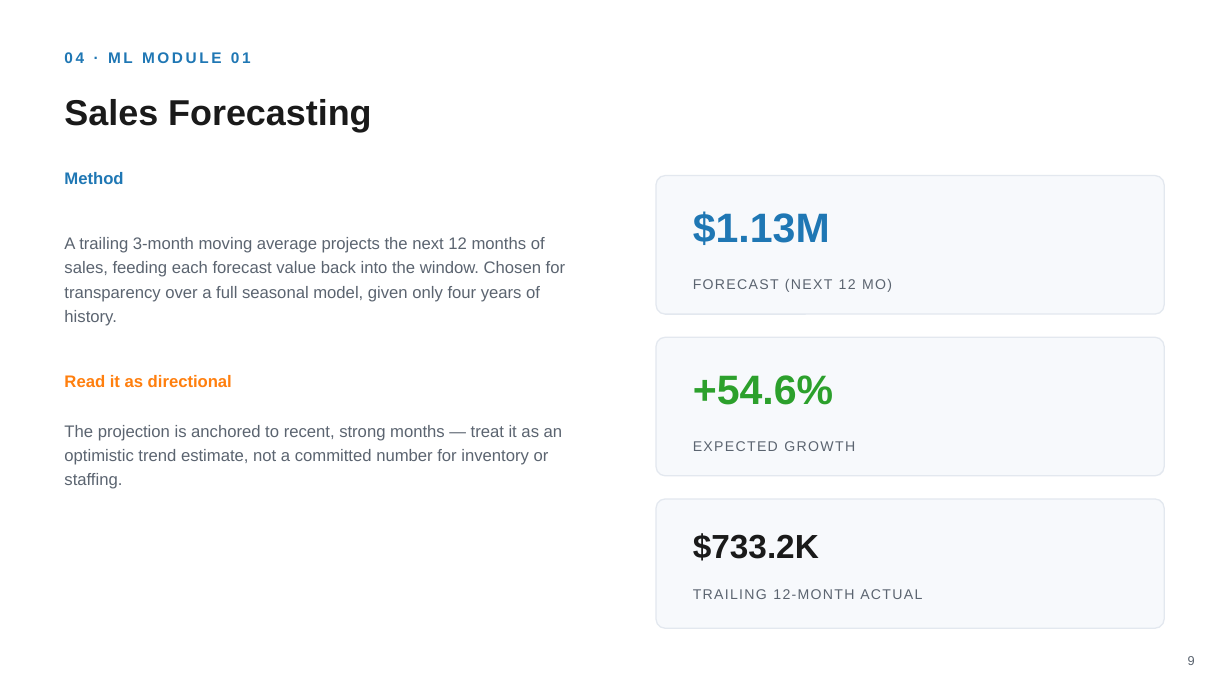
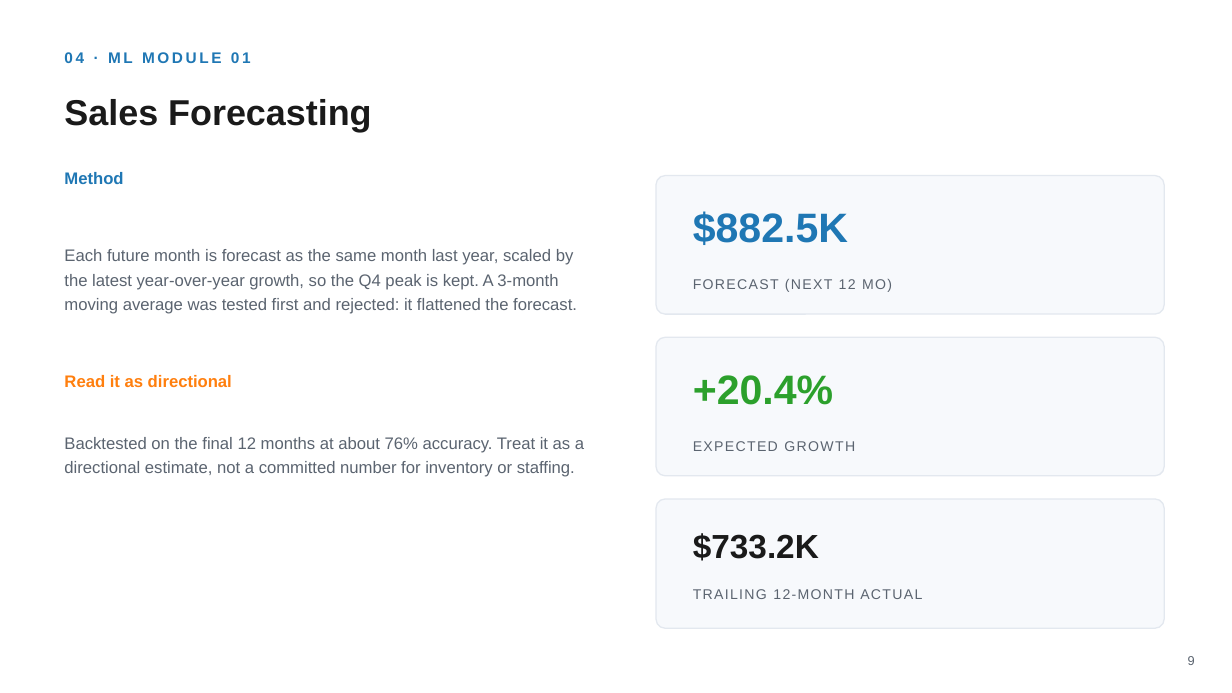
Before and after one commit to RaipallyArjun/Retail-Intelligence-Platform, a slide deck: slide 10 of reports/Presentation.pptx. Drawn at 1232x693 pixels with LibreOffice and Linux fonts; fonts in the diff are those of the drawing. Boxes give left, top, right and bottom in pixels: in the first picture for what was removed or moved away, otherwise in the second. Text is boxed around its words. In the diff, an @@ line names an element or a change of style, - is before the commit and + after.

Commit message:
Update report, slides and dashboard pages: seasonal forecast, corrected metrics

```diff
--- a/reports/Presentation.pptx
+++ b/reports/Presentation.pptx
@@ text at (x1=693, y1=211, x2=848, y2=245): text changed @@
-$1.13M
+$882.5K
@@ text at (x1=64, y1=249, x2=577, y2=314): text changed @@
-A trailing 3-month moving average projects the next 12 months of sales, feeding each forecast value back into the window. Chosen for transparency over a full seasonal model, given only four years of history.
+Each future month is forecast as the same month last year, scaled by the latest year-over-year growth, so the Q4 peak is kept. A 3-month moving average was tested first and rejected: it flattened the forecast.
@@ text at (x1=693, y1=375, x2=833, y2=405): text changed @@
-+54.6%
++20.4%
@@ text at (x1=64, y1=437, x2=584, y2=477): text changed @@
-The projection is anchored to recent, strong months — treat it as an optimistic trend estimate, not a committed number for inventory or staffing.
+Backtested on the final 12 months at about 76% accuracy. Treat it as a directional estimate, not a committed number for inventory or staffing.
```
Also in this commit, not shown: 6 other slides changed, 3 other files.
